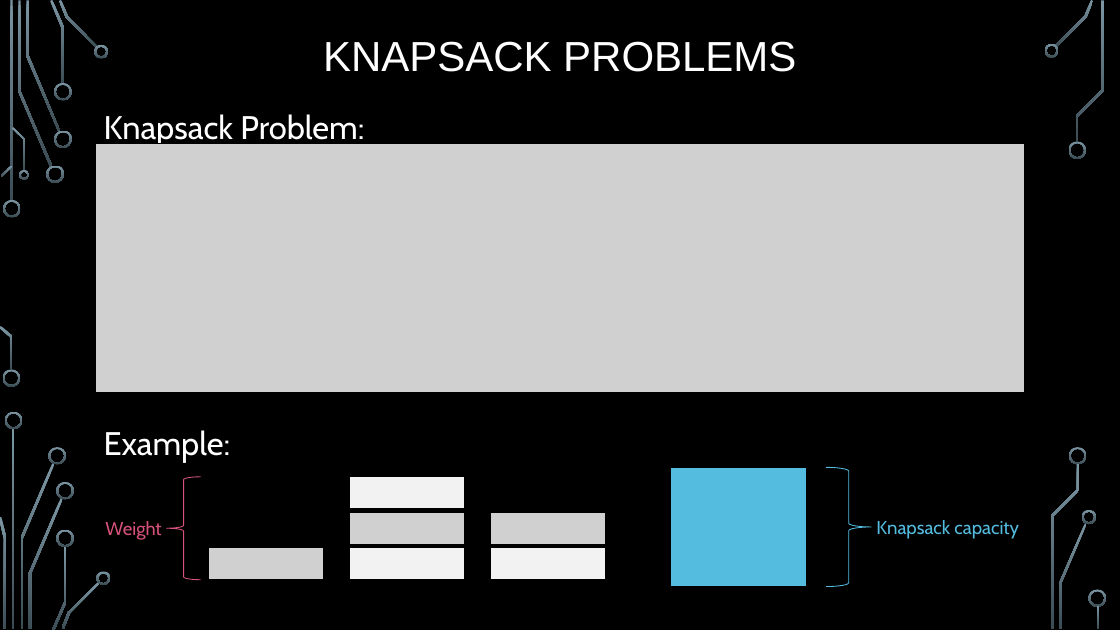
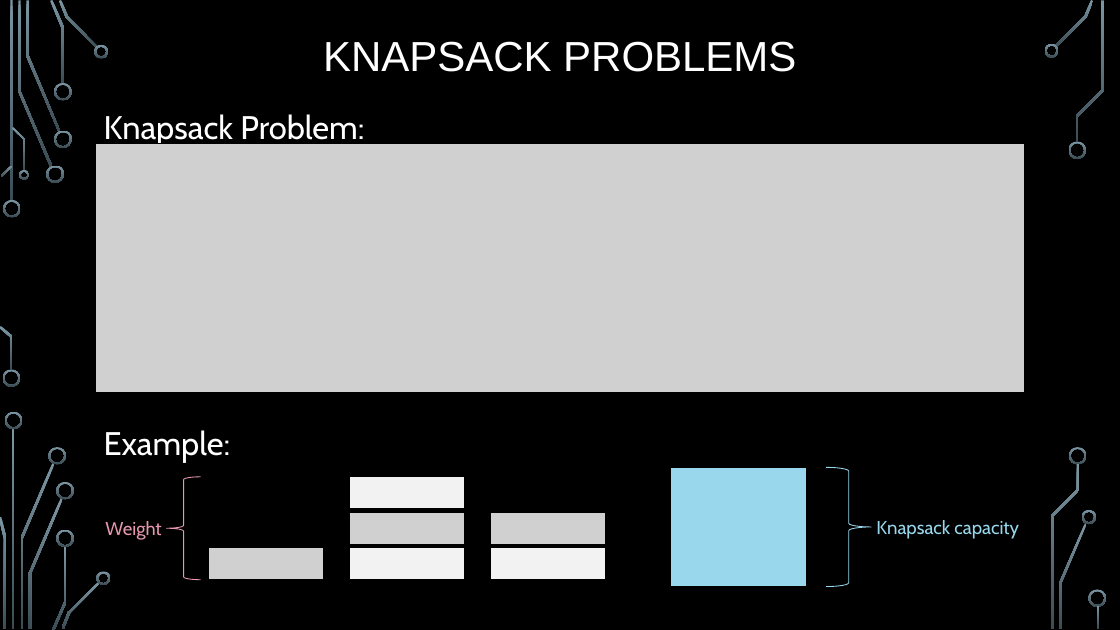
Before and after one commit to markfloryan/dsa2, a slide deck: slide 4 of slides/03-5-KnapsackGreedy.pptx. Drawn at 1120x630 pixels with LibreOffice and Linux fonts; fonts in the diff are those of the drawing; grey boxes stand for pictures; background and template pictures are left out. Boxes give left, top, right and bottom in pixels: in the first picture for what was removed or moved away, otherwise in the second. Text is boxed around its words. In the diff, an @@ line names an element or a change of style, - is before the commit and + after.

```diff
--- a/slides/03-5-KnapsackGreedy.pptx
+++ b/slides/03-5-KnapsackGreedy.pptx
@@ left brace at <box>166,477,201,581</box>: outline #D7537B 0.75 pt to #E798B0 0.75 pt @@
@@ rectangle at <box>670,467,807,586</box>: fill #54BCDF to #98D7EC @@
@@ right brace at <box>827,467,872,586</box>: outline #54BCDF 0.75 pt to #98D7EC 0.75 pt @@
@@ text "Knapsack capacity" at <box>876,520,1019,539</box>: text colour #54BCDF to #98D7EC @@
@@ text "Weight" at <box>105,521,161,540</box>: text colour #D7537B to #E798B0 @@
```
Also in this commit, not shown: 10 other slides changed, 3 other files.
